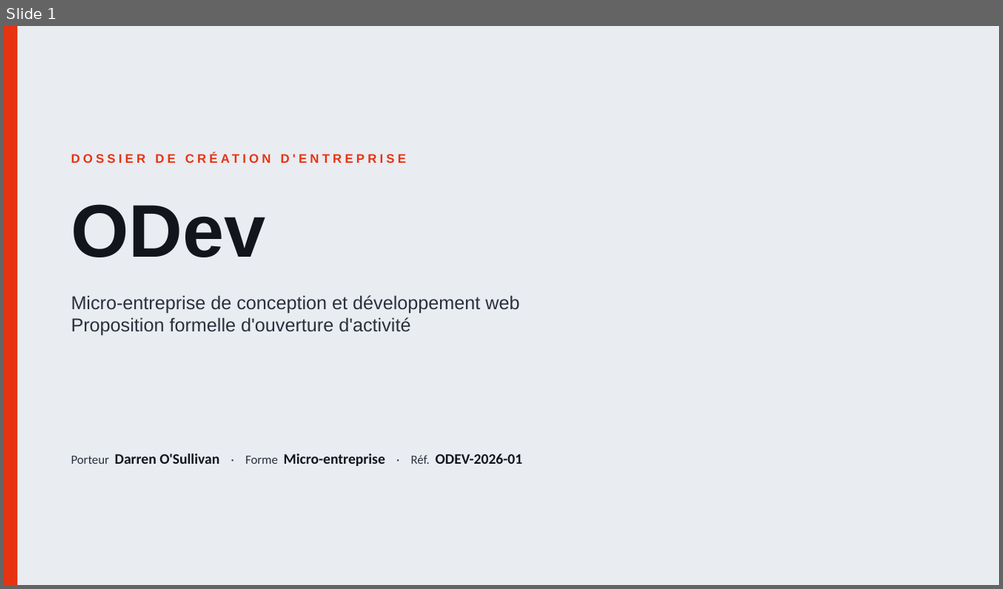
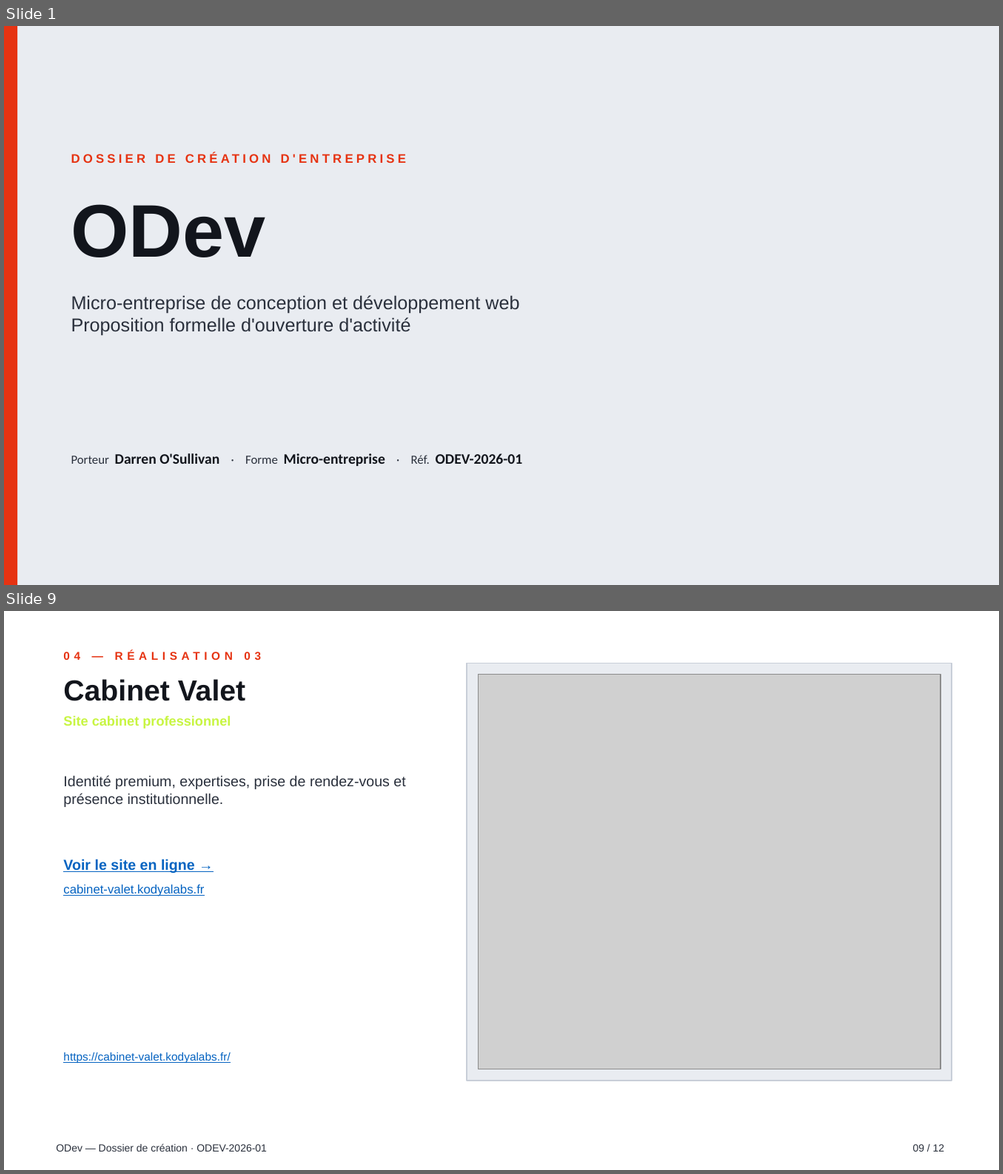
Before and after one commit to Flixbad/ODev, a slide deck: dossier-creation/export/ODev-Dossier-Creation.pptx. Shown one above the other, each under a label of ours: slide 1 before the commit, slides 1 and 9 after it; the slides between them are not shown. The pictures are 1003x589 and 1003x1174 pixels, drawn with LibreOffice and Linux fonts; fonts in the diff are those of the drawing; grey boxes stand for pictures. Boxes give left, top, right and bottom in pixels: in the first picture for what was removed or moved away, otherwise in the second. Text is boxed around its words. In the diff, an @@ line names an element or a change of style, - is before the commit and + after.

```diff
--- a/dossier-creation/export/ODev-Dossier-Creation.pptx
+++ b/dossier-creation/export/ODev-Dossier-Creation.pptx
@@ slide 9 added at (4, 611, 999, 1170), background #FFFFFF @@
@@ text added at (63, 651, 261, 660), 11 pt, text #E63312, bold @@
+04 — RÉALISATION 03
@@ rectangle added at (466, 664, 951, 1081), fill #E9ECF1, outline #C8CED8 1 pt @@
@@ picture added at (478, 675, 940, 1070) @@
@@ text added at (63, 679, 245, 701), 28 pt, text #12151C, bold @@
+Cabinet Valet
@@ text added at (63, 716, 230, 729), 13 pt, text #C8F542, bold @@
+Site cabinet professionnel
@@ text added at (63, 775, 405, 807), 14 pt, text #2A303C @@
+Identité premium, expertises, prise de rendez-vous et présence institutionnelle.
@@ text added at (63, 859, 195, 873), 14 pt, text #0563C1, bold, underline @@
+Voir le site en ligne →
@@ text added at (63, 885, 204, 897), 12 pt, text #0563C1, underline @@
+cabinet-valet.kodyalabs.fr
@@ text added at (63, 1053, 230, 1064), 11 pt, text #0563C1, underline @@
+https://cabinet-valet.kodyalabs.fr/
@@ text added at (56, 1144, 267, 1152), 10 pt, text #2A303C @@
+ODev — Dossier de création · ODEV-2026-01
@@ text added at (913, 1145, 945, 1152), 10 pt, text #2A303C @@
+09 / 12
```
Also in this commit, not shown: 7 slides changed, 4 other slides added, 5 other files.
